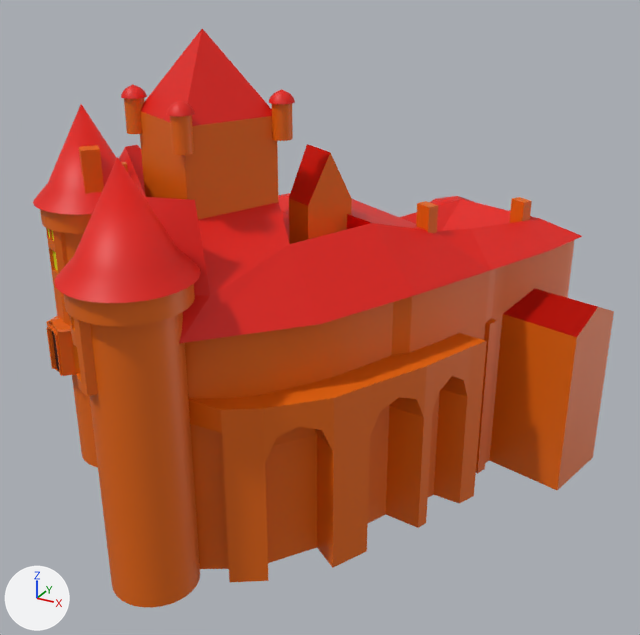
What one commit did to the Blender file Assets/Game/Wip/Chateau Aubenas/Chateau.blend.
One viewpoint serves both versions: a 50 mm camera at (45.1, -77.2, 61.3) aimed at (1.2, 2.7, 21.3). Arrows for +X, +Y and +Z are at lower left; the lights stay in place.

Objects in the first picture: 'fa3d706e1906cfed683fe197ba8d8bcf_LOD0'.
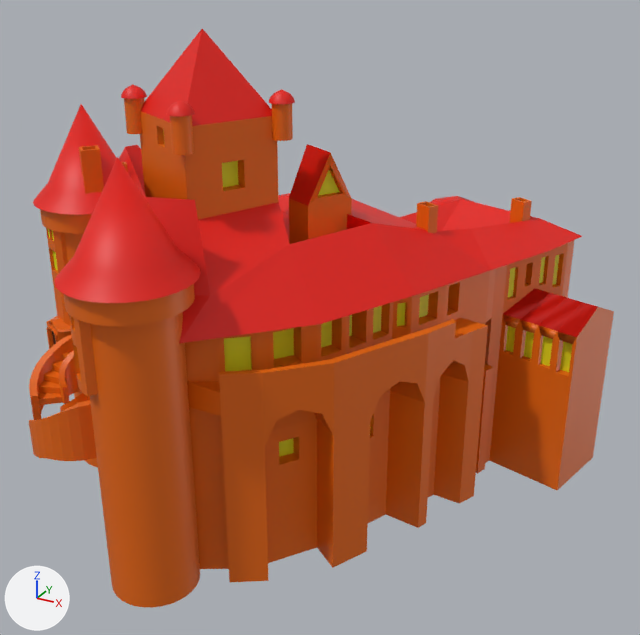
Location of each change, [x1, y1, x2, y2] in pixels of the pictures (640 x 635 px):
'fa3d706e1906cfed683fe197ba8d8bcf_LOD0', reshaped
    before: [33, 29, 614, 608]
    after: [29, 29, 614, 608]
part 1 of me_fa3d706e1906cfed683fe197ba8d8bcf_lod2_fa3d706e1906cfed683fe_003, added (orange)
    after: [59, 350, 81, 404]
part 2 of me_fa3d706e1906cfed683fe197ba8d8bcf_lod2_fa3d706e1906cfed683fe_003, added
    after: [60, 393, 90, 411]
part 3 of me_fa3d706e1906cfed683fe197ba8d8bcf_lod2_fa3d706e1906cfed683fe_003, added (orange)
    after: [29, 334, 73, 420]
part 4 of me_fa3d706e1906cfed683fe197ba8d8bcf_lod2_fa3d706e1906cfed683fe_003, added
    after: [29, 401, 97, 461]
part 5 of me_fa3d706e1906cfed683fe197ba8d8bcf_lod2_fa3d706e1906cfed683fe_003, added (orange)
    after: [38, 352, 71, 405]
part 6 of me_fa3d706e1906cfed683fe197ba8d8bcf_lod2_fa3d706e1906cfed683fe_003, built on
    before: [55, 271, 498, 582]
    after: [79, 111, 598, 582]

Edits to the bpy script that builds the scene:
```text
Change me_fa3d706e1906cfed683fe197ba8d8bcf_lod2_fa3d706e1906cfed683fe_003:
    used by ob_fa3d706e1906cfed683fe197ba8d8bcf_lod0; location = (0.0, 0.0, 0.0); rotation_euler = (1.571, 0.0, 0.0), in degrees (90, 0, 0)
    remove me_fa3d706e1906cfed683fe197ba8d8bcf_lod2_fa3d706e1906cfed683fe_003.from_pydata(...)  # 2196 vertices, 2117 faces, 4 loose edges; spans x -30.8..29.2, y 0.0..52.6, z -35.7..27.6
    add me_fa3d706e1906cfed683fe197ba8d8bcf_lod2_fa3d706e1906cfed683fe_003.from_pydata(...)  # 3265 vertices, 3090 faces, 4 loose edges; spans x -30.8..29.2, y 0.0..52.6, z -35.7..27.6
    me_fa3d706e1906cfed683fe197ba8d8bcf_lod2_fa3d706e1906cfed683fe_003 part 1: a new loose piece of 75 vertices spanning x -22.3..-19.9, y 13.3..19.0, z 11.2..15.7, in mat_stone (orange #e76800)
    me_fa3d706e1906cfed683fe197ba8d8bcf_lod2_fa3d706e1906cfed683fe_003 part 2: a new loose piece of 75 vertices spanning x -17.2..-12.6, y 13.3..19.0, z 18.6..20.9, in mat_stone (orange #e76800)
    me_fa3d706e1906cfed683fe197ba8d8bcf_lod2_fa3d706e1906cfed683fe_003 part 3: a new loose piece of 60 vertices spanning x -25.5..-22.1, y 11.6..19.0, z 8.8..18.0, in mat_stone (orange #e76800)
    me_fa3d706e1906cfed683fe197ba8d8bcf_lod2_fa3d706e1906cfed683fe_003 part 4: a new loose piece of 60 vertices spanning x -19.6..-10.3, y 11.6..19.0, z 20.9..24.1, in mat_stone (orange #e76800)
    me_fa3d706e1906cfed683fe197ba8d8bcf_lod2_fa3d706e1906cfed683fe_003 part 5: a new loose piece of 43 vertices spanning x -25.1..-20.1, y 13.3..17.7, z 9.2..17.5, in mat_stone (orange #e76800)
    me_fa3d706e1906cfed683fe197ba8d8bcf_lod2_fa3d706e1906cfed683fe_003 part 6: 51 vertices moved from x -1.9..18.9, y 14.2..20.3, z -7.9..18.4 to x -1.9..18.9, y 11.3..22.1, z -7.9..18.4; 19 vertices removed from x -27.2..18.1, y 13.2..20.3, z -14.0..18.4; 732 vertices added at x -28.5..28.9, y 0.0..43.8, z -35.1..19.0
```
